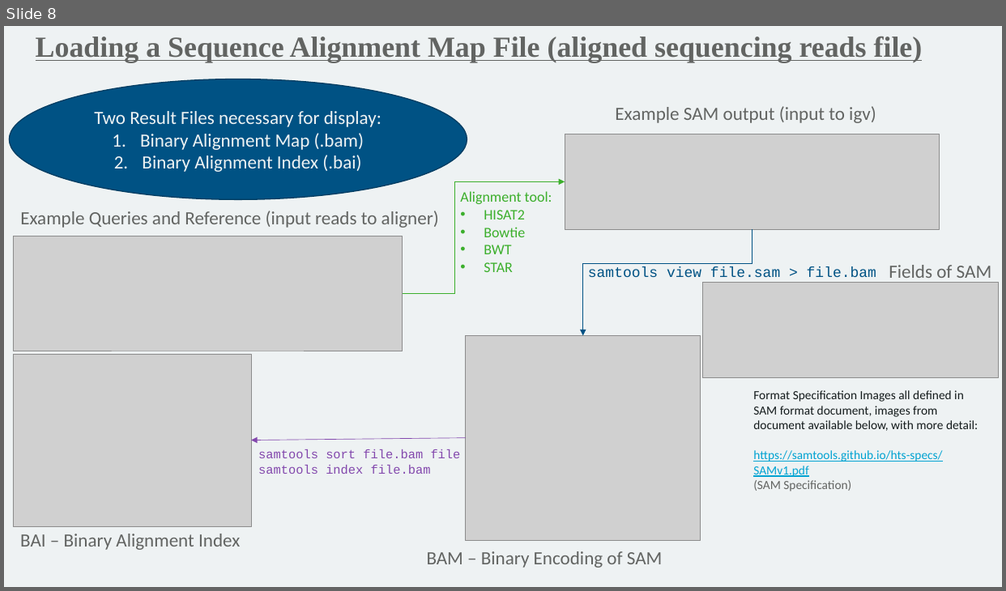
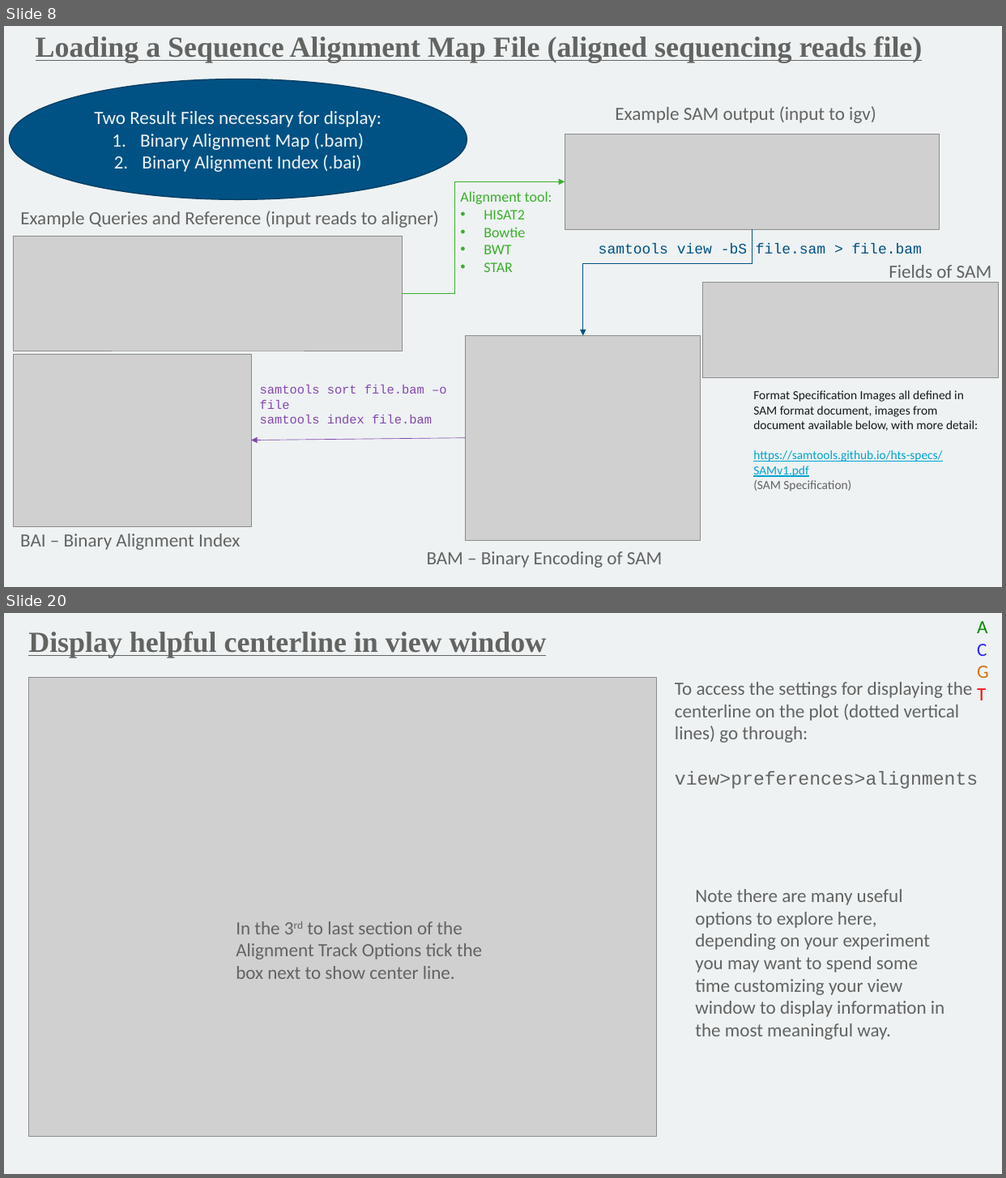
Before and after one commit to mathornton01/2022_UTSW_Lyda_Hill_Department_Introduction_To_NGS_Analysis_Nanocourse, a slide deck: Slides/IntroductionToNGSAnalysis_DayII_MT.pptx. Shown one above the other, each under a label of ours: slide 8 before the commit, slides 8 and 20 after it; the slides between them are not shown. The pictures are 1006x591 and 1006x1178 pixels, drawn with LibreOffice and Linux fonts; fonts in the diff are those of the drawing; grey boxes stand for pictures; background and template pictures are left out. Boxes give left, top, right and bottom in pixels: in the first picture for what was removed or moved away, otherwise in the second. Text is boxed around its words. In the diff, an @@ line names an element or a change of style, - is before the commit and + after.

Commit message:
Added final files for how I taught my section of the nanocourse

```diff
--- a/Slides/IntroductionToNGSAnalysis_DayII_MT.pptx
+++ b/Slides/IntroductionToNGSAnalysis_DayII_MT.pptx
@@ slide 20 added at (x1=4, y1=613, x2=1002, y2=1174), background #EEF2F3 @@
@@ text added at (x1=28, y1=632, x2=547, y2=658), 28 pt, text #626462, bold, underline @@
+Display helpful centerline in view window
@@ text added at (x1=977, y1=621, x2=989, y2=700), 18 pt, text #008B00 @@
+A
+C
+G
+T
@@ picture added at (x1=28, y1=677, x2=657, y2=1137) @@
@@ text added at (x1=675, y1=682, x2=978, y2=789), 18 pt, text #626462 @@
+To access the settings for displaying the centerline on the plot (dotted vertical lines) go through:
+view>preferences>alignments
@@ text added at (x1=695, y1=889, x2=944, y2=1040), 18 pt, text #626462 @@
+Note there are many useful options to explore here, depending on your experiment you may want to spend some time customizing your view window to display information in the most meaningful way.
@@ text added at (x1=236, y1=922, x2=482, y2=979), 18 pt, text #626462 @@
+In the 3rd to last section of the Alignment Track Options tick the box next to show center line.
@@ slide 8 changed as well @@
@@ text at (x1=599, y1=244, x2=922, y2=254): text changed @@
-samtools view file.sam > file.bam
+samtools view -bS file.sam > file.bam
@@ text "samtools sort file.bam –o file" moved from (x1=258, y1=450, x2=461, y2=474) to (x1=260, y1=385, x2=446, y2=424) @@
@@ text at (x1=260, y1=385, x2=446, y2=409): text changed @@
-samtools sort file.bam file
+samtools sort file.bam –o file
```
Also in this commit, not shown: 7 other slides changed, 23 other slides added, 1 slide removed, 5 other files.
